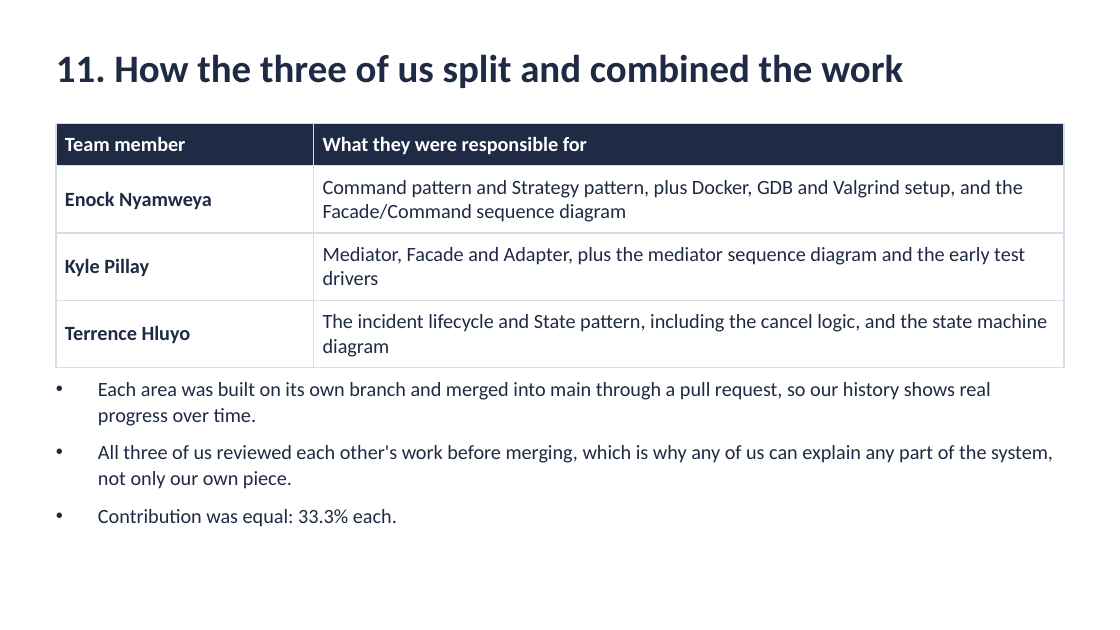
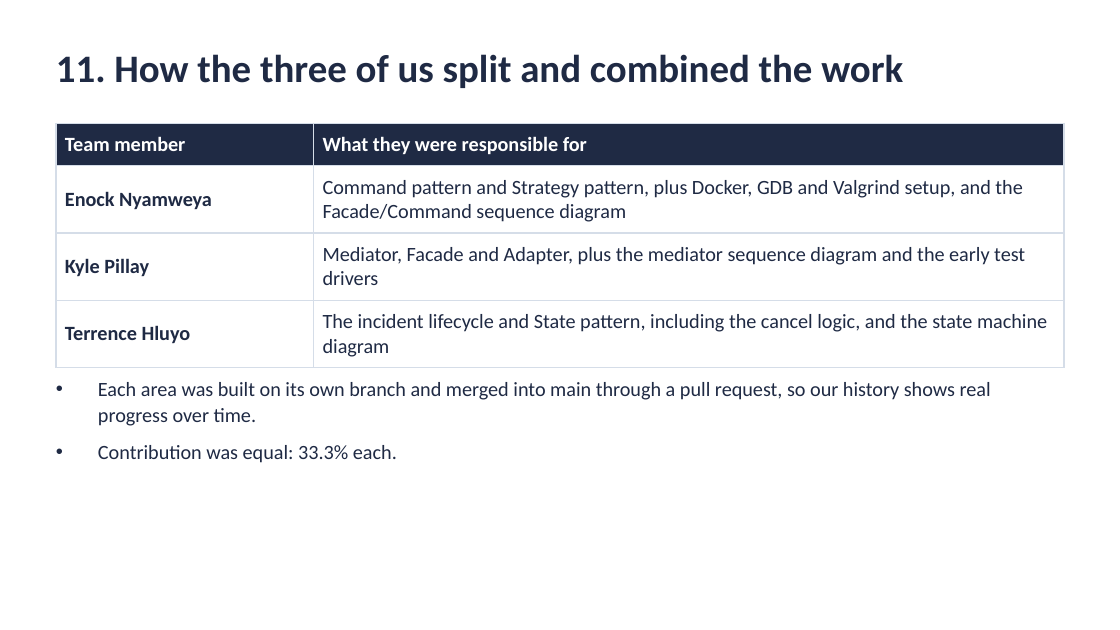
Before and after one commit to enockNyamweya/campusguard, a slide deck: slide 11 of docs/CampusGuard_Demo_final.pptx. Drawn at 1120x630 pixels with LibreOffice and Linux fonts; fonts in the diff are those of the drawing. Boxes give left, top, right and bottom in pixels: in the first picture for what was removed or moved away, otherwise in the second. Text is boxed around its words. In the diff, an @@ line names an element or a change of style, - is before the commit and + after.

Commit message:
Spacing error AGAIN

```diff
--- a/docs/CampusGuard_Demo_final.pptx
+++ b/docs/CampusGuard_Demo_final.pptx
@@ text at box(98, 445, 1053, 489): paragraph removed @@
-• All three of us reviewed each other's work before merging, which is why any of us can explain any part of the system, not only our own piece.
```
